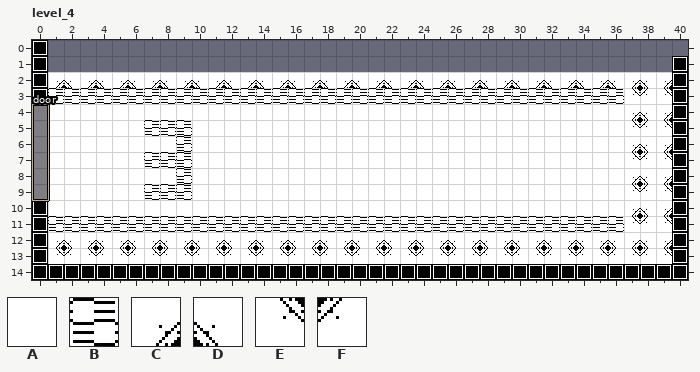
An edit to a level. LDtk project, source/levels.ldtk. This is how it looked before the edit.
Cells are 16x16 px. Shown: level_4 x 0..40, y 0..14. The commit also changed other parts of the map, which this record leaves out.
Key: from "tilemap": A 5, B 14, C 20, D 21, E 30, F 31.
_ is an empty cell.
Layers that did not change in this view are not listed.
Layer "tiles" before, first column x 0:
 0 _________________________________________
 1 _________________________________________
 2 _CDCDCDCDCDCDCDCDCDCDCDCDCDCDCDCDCDCDCDC_
 3 _BBBBBBBBBBBBBBBBBBBBBBBBBBBBBBBBBBBBEFE_
 4 _AAAAAAAAAAAAAAAAAAAAAAAAAAAAAAAAAAAACDC_
 5 _AAAAAABBBAAAAAAAAAAAAAAAAAAAAAAAAAAAEFE_
 6 _AAAAAAAABAAAAAAAAAAAAAAAAAAAAAAAAAAACDC_
 7 _AAAAAABBBAAAAAAAAAAAAAAAAAAAAAAAAAAAEFE_
 8 _AAAAAAAABAAAAAAAAAAAAAAAAAAAAAAAAAAACDC_
 9 _AAAAAABBBAAAAAAAAAAAAAAAAAAAAAAAAAAAEFE_
10 _AAAAAAAAAAAAAAAAAAAAAAAAAAAAAAAAAAAACDC_
11 _BBBBBBBBBBBBBBBBBBBBBBBBBBBBBBBBBBBBEFE_
12 _CDCDCDCDCDCDCDCDCDCDCDCDCDCDCDCDCDCDCDC_
13 _EFEFEFEFEFEFEFEFEFEFEFEFEFEFEFEFEFEFEFE_
14 _________________________________________
And afterwards:
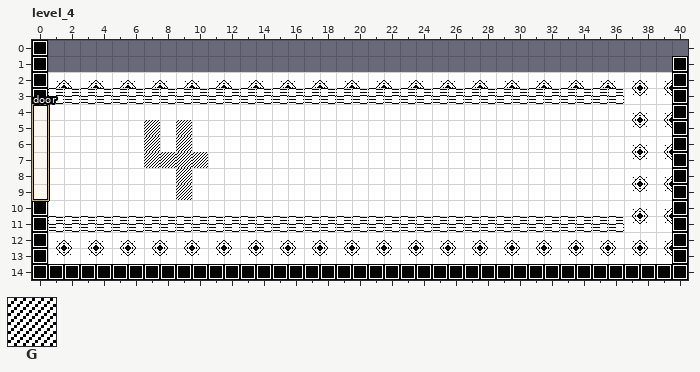
Further tiles: from "tilemap": G 35.
Changes in this commit:
Layer "floor":
Tile A now appears in row 4 at x 0; in row 5 at x 0 and 8; in rows 6 to 8 at x 0; in row 9 at x 0 and 7 to 8.
Layer "tiles":
The author changed tile A to tile G in row 6 at x 7; in row 7 at x 10.
The author changed tile B to tile G in row 5 at x 7 and 9; in row 6 at x 9; in row 7 at x 7 to 9; in rows 8 to 9 at x 9.
The edit erases tile B in row 5 at x 8; in row 9 at x 7 to 8.
Where, in picture pixels (left, top, right, bottom), the same in both pictures:
added: (34, 106, 47, 199)
changed: (144, 120, 208, 200)
